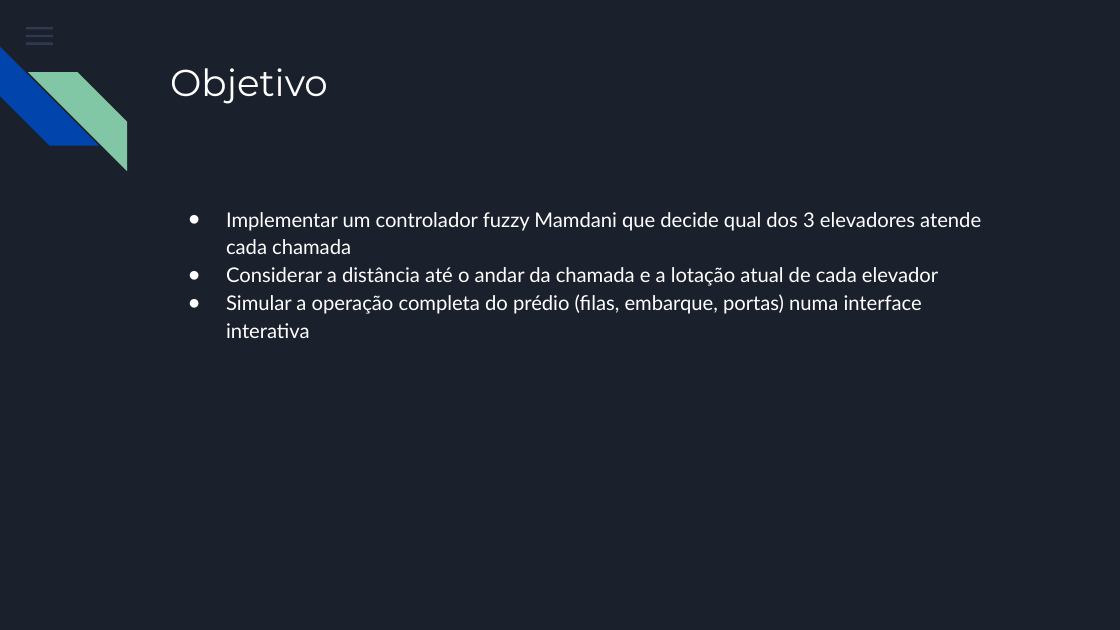
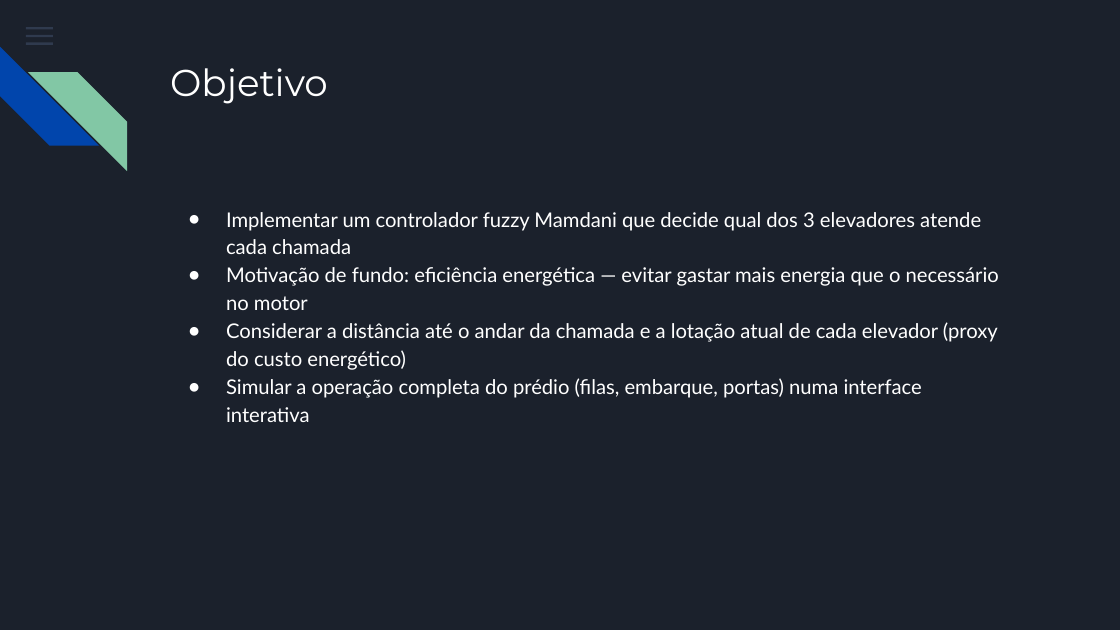
Before and after one commit to Henriqueanjos12/elevadores-fuzzy-web, a slide deck: slide 4 of Apresentacao_Elevadores_Fuzzy_Web.pptx. Drawn at 1120x630 pixels with LibreOffice and Linux fonts; fonts in the diff are those of the drawing. Boxes give left, top, right and bottom in pixels: in the first picture for what was removed or moved away, otherwise in the second. Text is boxed around its words. In the diff, an @@ line names an element or a change of style, - is before the commit and + after.

```diff
--- a/Apresentacao_Elevadores_Fuzzy_Web.pptx
+++ b/Apresentacao_Elevadores_Fuzzy_Web.pptx
@@ text at [226, 267, 999, 370]: text changed @@
-● Considerar a distância até o andar da chamada e a lotação atual de cada elevador
+● Motivação de fundo: eficiência energética — evitar gastar mais energia que o necessário no motor
+● Considerar a distância até o andar da chamada e a lotação atual de cada elevador (proxy do custo energético)
```
Also in this commit, not shown: 3 other slides changed, 1 slide added.
